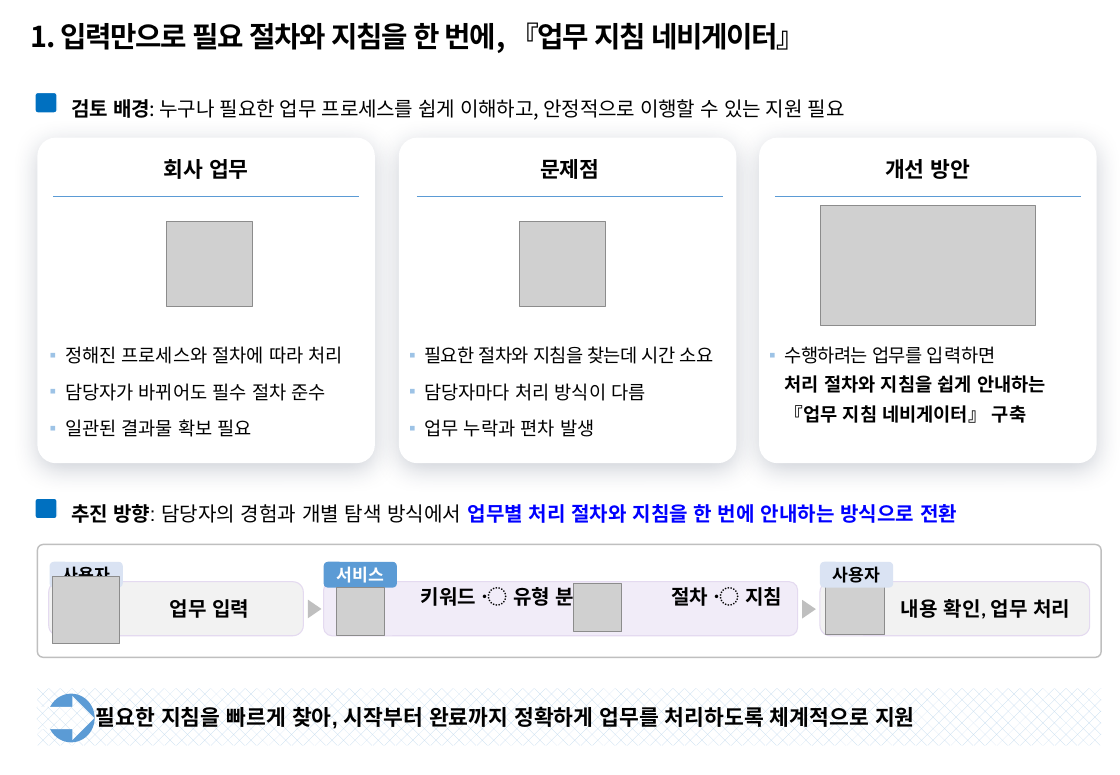
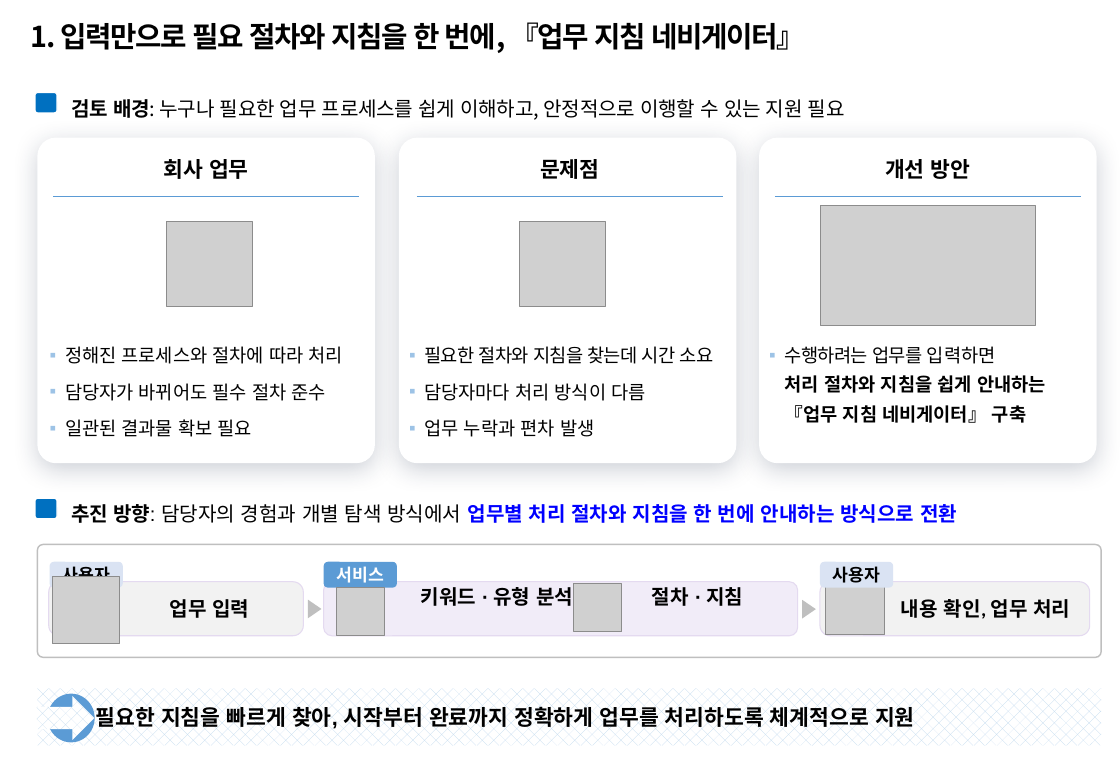
Before and after one commit to temmi81-hue/department-ragas, a slide deck: slide 2 of presentation/submission/26년 포스코퓨처엠 AI활용전문가 과정_사무계_송다혜.pptx. Drawn at 1120x775 pixels with LibreOffice and Linux fonts; fonts in the diff are those of the drawing; grey boxes stand for pictures; background and template pictures are left out. Boxes give left, top, right and bottom in pixels: in the first picture for what was removed or moved away, otherwise in the second. Text is boxed around its words. In the diff, an @@ line names an element or a change of style, - is before the commit and + after.

```diff
--- a/presentation/submission/26년 포스코퓨처엠 AI활용전문가 과정_사무계_송다혜.pptx
+++ b/presentation/submission/26년 포스코퓨처엠 AI활용전문가 과정_사무계_송다혜.pptx
@@ text in rounded rectangle at (421, 587, 743, 606): text changed @@
-키워드 〮 유형 분석 절차 〮 지침 안내
+키워드 · 유형 분석 절차 · 지침 안내
```
Also in this commit, not shown: 5 other slides changed, 1 slide added, 5 other files.
